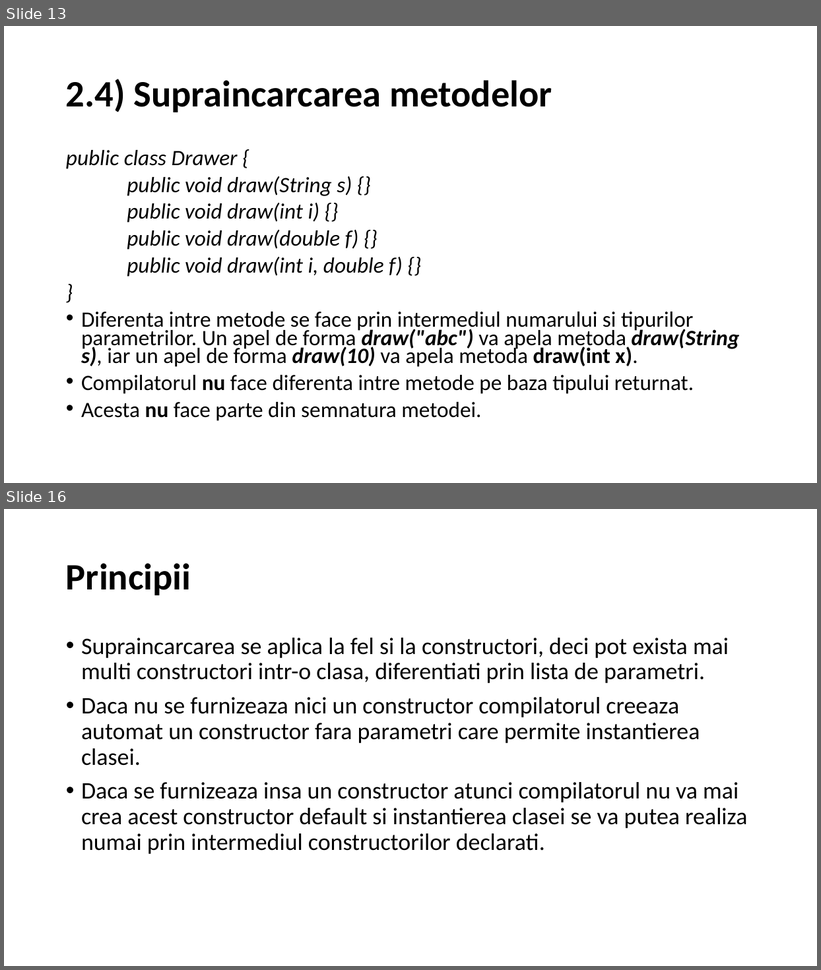
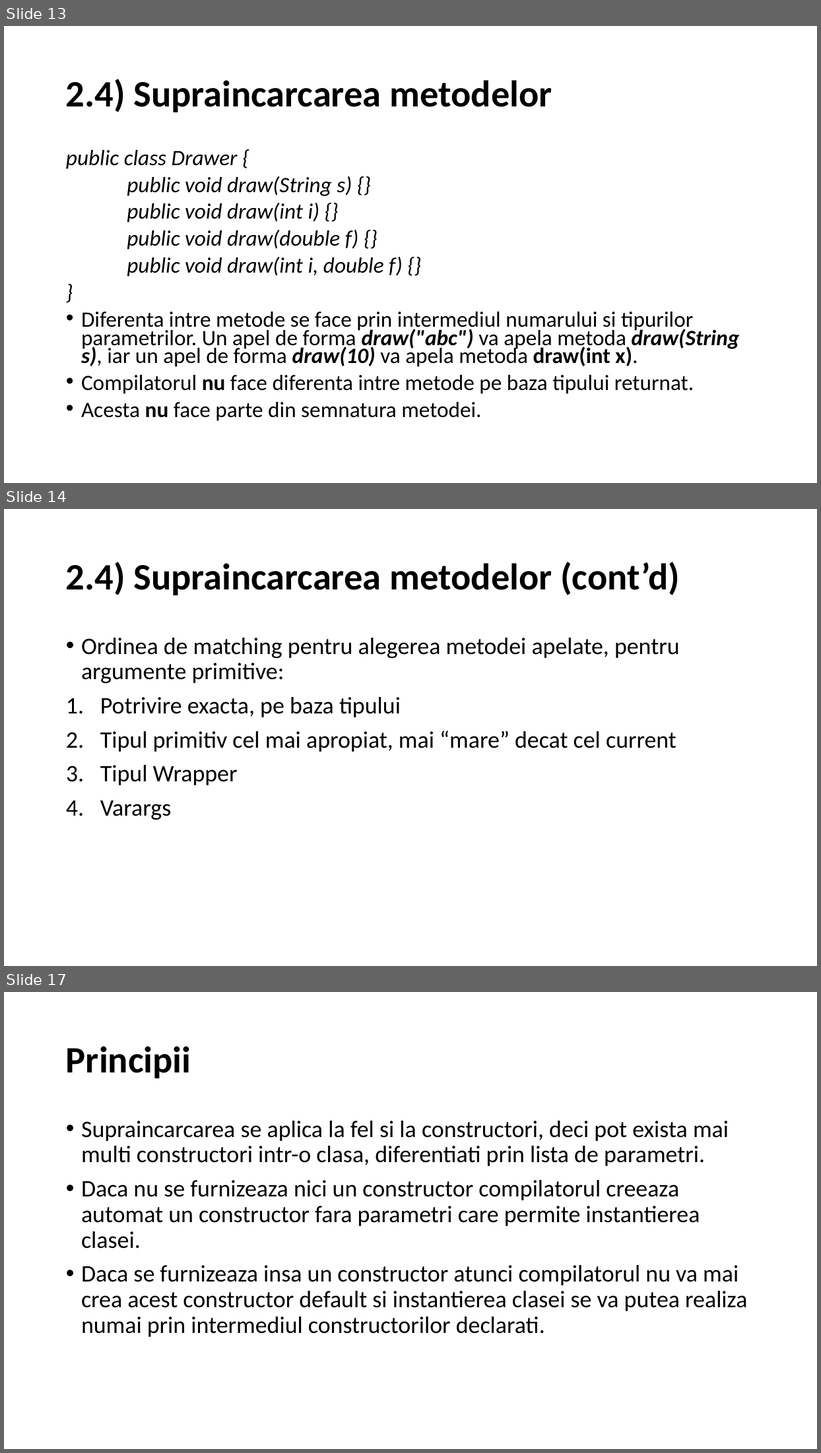
Before and after one commit to PatriciaPopa/javatraining-modulul-1, a slide deck: Curs4_Java_modul1.pptx. Shown one above the other, each under a label of ours: slides 13 and 16 before the commit, slides 13, 14 and 17 after it; the slides between them are not shown. The pictures are 821x970 and 821x1453 pixels, drawn with LibreOffice and Linux fonts; fonts in the diff are those of the drawing. Boxes give left, top, right and bottom in pixels: in the first picture for what was removed or moved away, otherwise in the second. Text is boxed around its words. In the diff, an @@ line names an element or a change of style, - is before the commit and + after.

```diff
--- a/Curs4_Java_modul1.pptx
+++ b/Curs4_Java_modul1.pptx
@@ slide 14 added at <box>4,509,817,966</box>, background #FFFFFF @@
@@ title added at <box>66,562,680,595</box>, 44 pt, text #000000, bold @@
+2.4) Supraincarcarea metodelor (cont’d)
@@ text added at <box>81,638,680,820</box>, 28 pt, text #000000 @@
+• Ordinea de matching pentru alegerea metodei apelate, pentru argumente primitive:
+1. Potrivire exacta, pe baza tipului
+2. Tipul primitiv cel mai apropiat, mai “mare” decat cel current
+3. Tipul Wrapper
+4. Varargs
@@ what was slide 16 is now slide 17 @@
```
Also in this commit, not shown: 7 slides changed.
